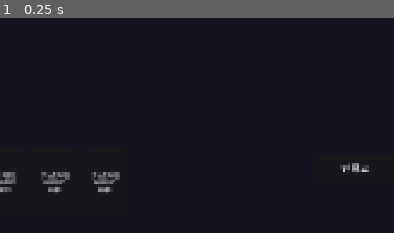
Above: before the commit, frame 1.
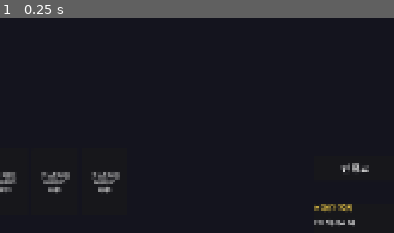
Above: after the commit, the same moment.

Repository: l980l/stsl
Game: Godot game, scene res://scenes/battle/battle_scene.tscn
The game is run twice, just before and just after one commit, with the same random seed, the same clock (stepped at 60 frames per second) and the same inputs. This scene is started directly instead of the project's main scene.
Inputs:
- Up to frame 1 (0.25 s): no input
The pictures show only the part of the screen within x 50-100%, y 50-100%; the shares and areas given below are measured in that part.

The runs differ from the first frame. In frame 1, 0.5% of the frame differs, in the area x 79-91%, y 86-98%.

Commit message:
fix: F9 call_deferred로 씬 전환 전 키업 처리 보장 + 디버그 툴팁 UI 추가
Co-Authored-By: Claude Sonnet 4.6 <noreply@anthropic.com>

Diff:
--- a/scenes/battle/battle_scene.gd
+++ b/scenes/battle/battle_scene.gd
@@ -58,10 +58,40 @@
 
 func _ready() -> void:
 	_build_ui()
+	if OS.is_debug_build():
+		_build_debug_tooltip()
 	BattleManager.team_mgr = TeamManager
 	BattleManager.deck_mgr = DeckManager
 	_connect_signals()
 	_start_battle()
+
+func _build_debug_tooltip() -> void:
+	var panel := PanelContainer.new()
+	panel.position = Vector2(WINDOW_W - 220, WINDOW_H - 110)
+	panel.size = Vector2(210, 100)
+	panel.mouse_filter = Control.MOUSE_FILTER_STOP
+	add_child(panel)
+
+	var vbox := VBoxContainer.new()
+	panel.add_child(vbox)
+
+	var title := Label.new()
+	title.text = "🛠 디버그 단축키"
+	title.add_theme_font_size_override("font_size", 13)
+	title.add_theme_color_override("font_color", Color(1.0, 0.85, 0.3))
+	vbox.add_child(title)
+
+	var sep := HSeparator.new()
+	vbox.add_child(sep)
+
+	var keys := [
+		["F9", "전투 즉시 승리"],
+	]
+	for entry in keys:
+		var lbl := Label.new()
+		lbl.text = "[%s]  %s" % [entry[0], entry[1]]
+		lbl.add_theme_font_size_override("font_size", 12)
+		vbox.add_child(lbl)
 
 # ─────────────────────────────────────────────
 # UI 빌드
@@ -760,7 +790,7 @@
 
 func _unhandled_key_input(event: InputEvent) -> void:
 	if OS.is_debug_build() and event.pressed and not event.echo and event.keycode == KEY_F9:
-		BattleManager.debug_instant_win()
+		BattleManager.debug_instant_win.call_deferred()
 
 func _card_target_type(card: Resource) -> String:
 	# "enemy" / "ally" / "none"
